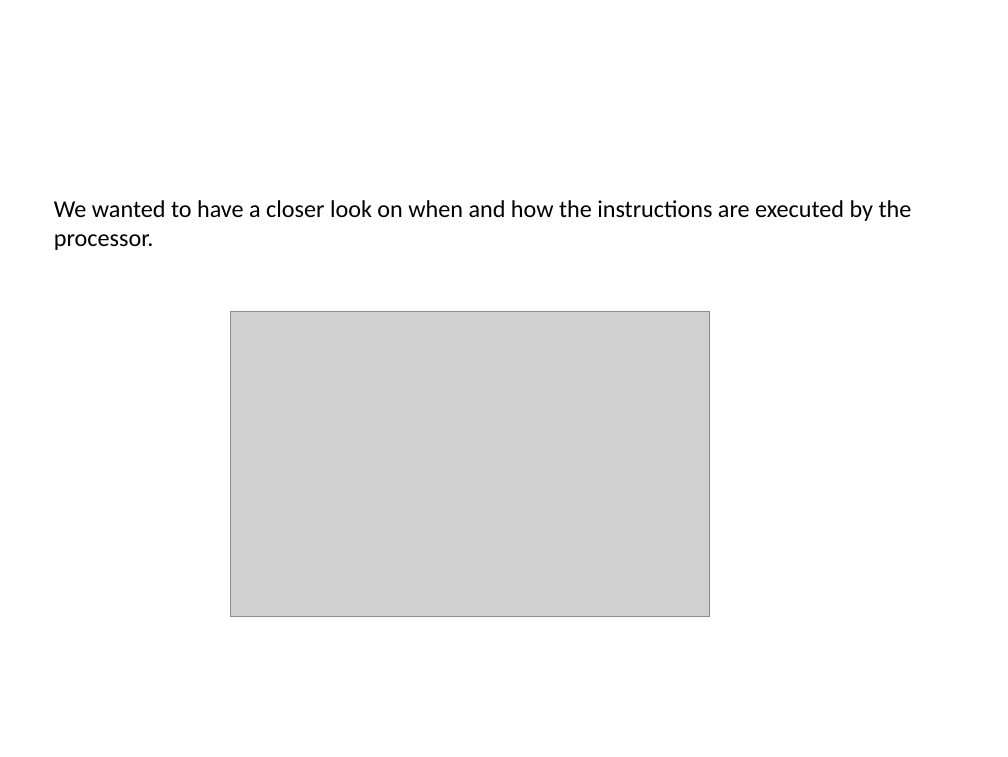
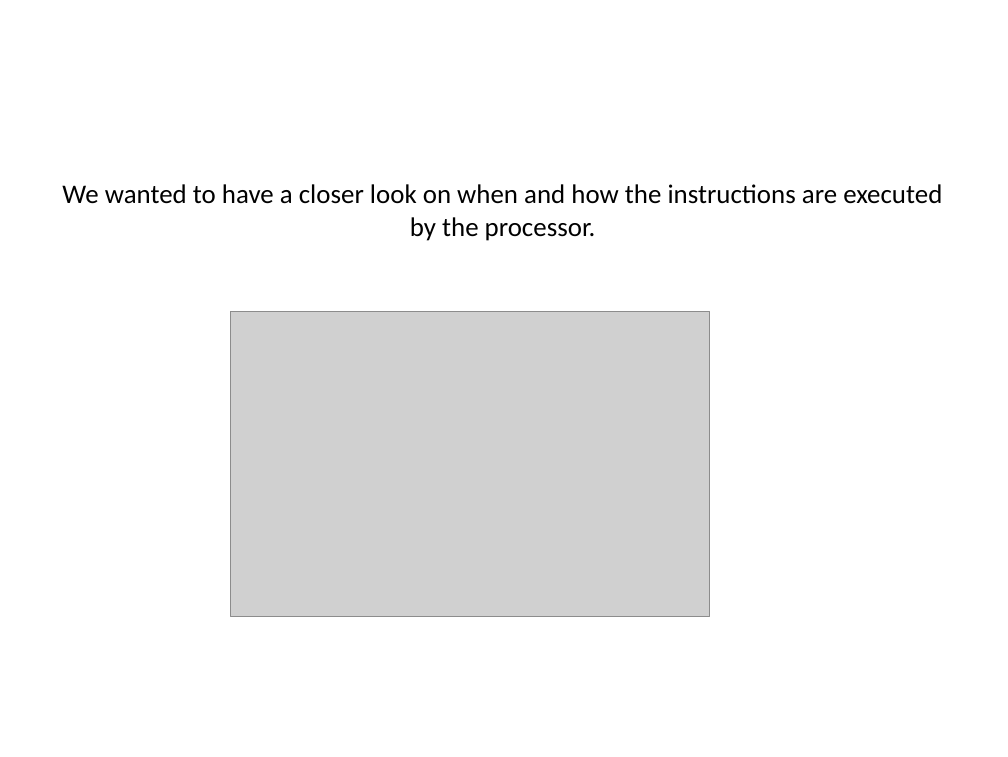
Before and after one commit to AlessiaGuzzo/ES1-project, a slide deck: slide 2 of Presentation/FinalReportPresentation.pptx. Drawn at 1008x757 pixels with LibreOffice and Linux fonts; fonts in the diff are those of the drawing; grey boxes stand for pictures; background and template pictures are left out. Boxes give left, top, right and bottom in pixels: in the first picture for what was removed or moved away, otherwise in the second. Text is boxed around its words. In the diff, an @@ line names an element or a change of style, - is before the commit and + after.

```diff
--- a/Presentation/FinalReportPresentation.pptx
+++ b/Presentation/FinalReportPresentation.pptx
@@ text "We wanted to have a ...": place and size @@
-text "We wanted to have a ..." at <box>54,200,912,250</box>
+text "We wanted to have a ..." at <box>62,184,942,241</box>
@@ text "We wanted to have a ..." at <box>62,184,942,241</box>: size 18 to 20 pt; alignment left to centre @@
```
Also in this commit, not shown: 16 other slides changed, 1 slide added.
